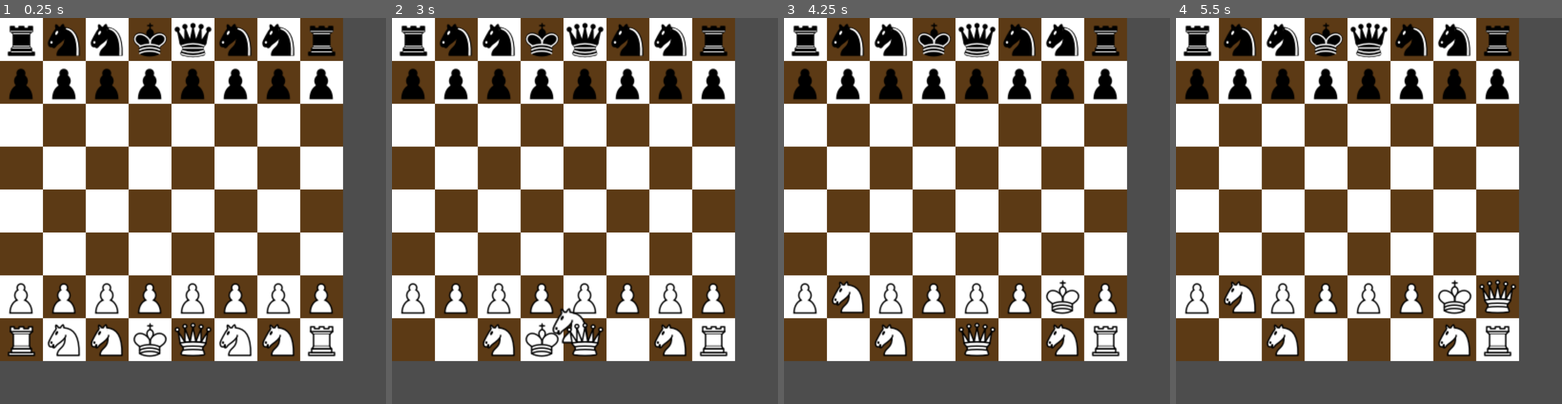
Above: before the commit, frames 1-4 (left to right).
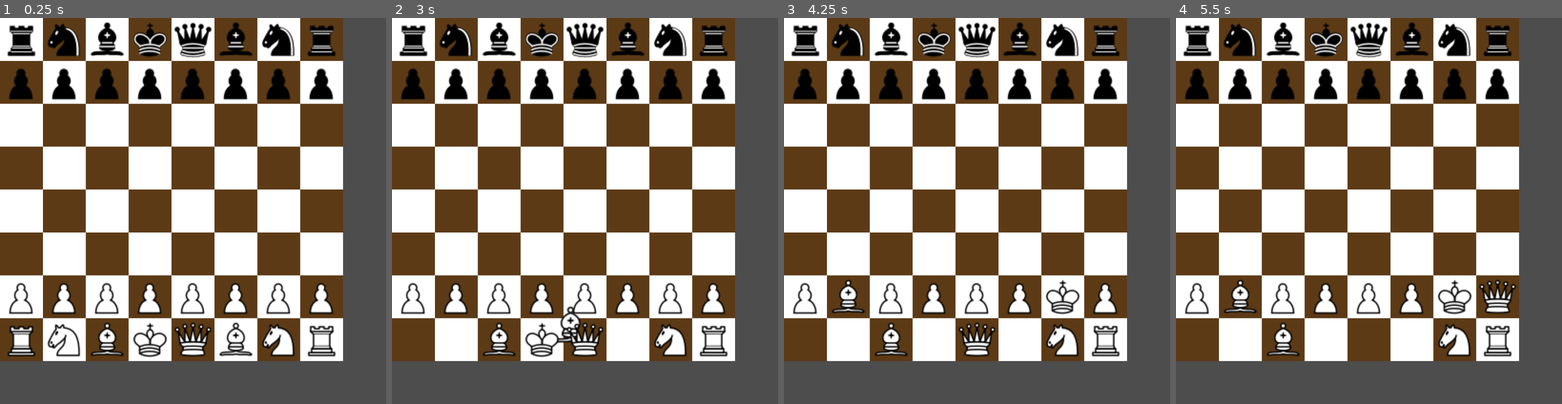
Above: after the commit, the same moments.

Repository: telamonian/chess_2d
Game: Godot game, scene res://game/game_2d.tscn
Two runs of this game, one before a commit and one after it. Both use one fixed random seed, a clock stepped at 60 frames per second and the inputs below.
Inputs (mouse positions are in pixels of both pictures, inside the frame that each line leads up to):
- Up to frame 1 (0.25 s): no input
- Up to frame 2 (3 s): tap Enter at 0.5 s; drag from (415, 338) to (712, 338) at 0.52 s; drag from (457, 338) to (669, 338) at 1.27 s; move the mouse to (500, 338) at 2.02 s; click (500, 338) at 2.17 s; tap Space at 2.75 s; drag from (627, 338) to (457, 295) at 2.77 s
- Up to frame 3 (4.25 s): drag from (934, 338) to (1061, 295) at 3.52 s
- Up to frame 4 (5.5 s): drag from (1369, 338) to (1496, 295) at 4.27 s; move the mouse to (1199, 295) at 5.02 s; click (1199, 295) at 5.17 s

The runs differ from the first frame. In frame 1, 1.7% of the frame differs, in the area x 23-66%, y 1-88%; in frame 2, 1.7%; in frame 3, 1.7%, in the area x 12-66%, y 1-88%; in frame 4, 1.7%.

Commit message:
fixed bishop spawns

Diff:
--- a/game/game_2d.gd
+++ b/game/game_2d.gd
@@ -4,8 +4,7 @@
 @onready var player_man = $Player_manager
 @onready var piece_man = $Piece_manager
 
-# Called when the node enters the scene tree for the first time.
-func _ready() -> void:
+func spawn_game():
   board.spawn_board()
 
   player_man.spawn_player(0, Enum.Pcolor.WHITE)
@@ -14,6 +13,10 @@
   for player in player_man.players.values():
     piece_man.spawn_pieces_for_player(player)
 
+# Called when the node enters the scene tree for the first time.
+func _ready() -> void:
+  spawn_game()
+
 # Called every frame. 'delta' is the elapsed time since the previous frame.
 func _process(delta: float) -> void:
   pass
--- a/game/piece_manager.gd
+++ b/game/piece_manager.gd
@@ -33,7 +33,7 @@
 
   # bishops
   for i in [2, 5]:
-    spawn_piece(color, Enum.Ptype.KNIGHT, Vector2i(i, row))
+    spawn_piece(color, Enum.Ptype.BISHOP, Vector2i(i, row))
 
   # royals
   spawn_piece(color, Enum.Ptype.QUEEN, Vector2i(3, row))
